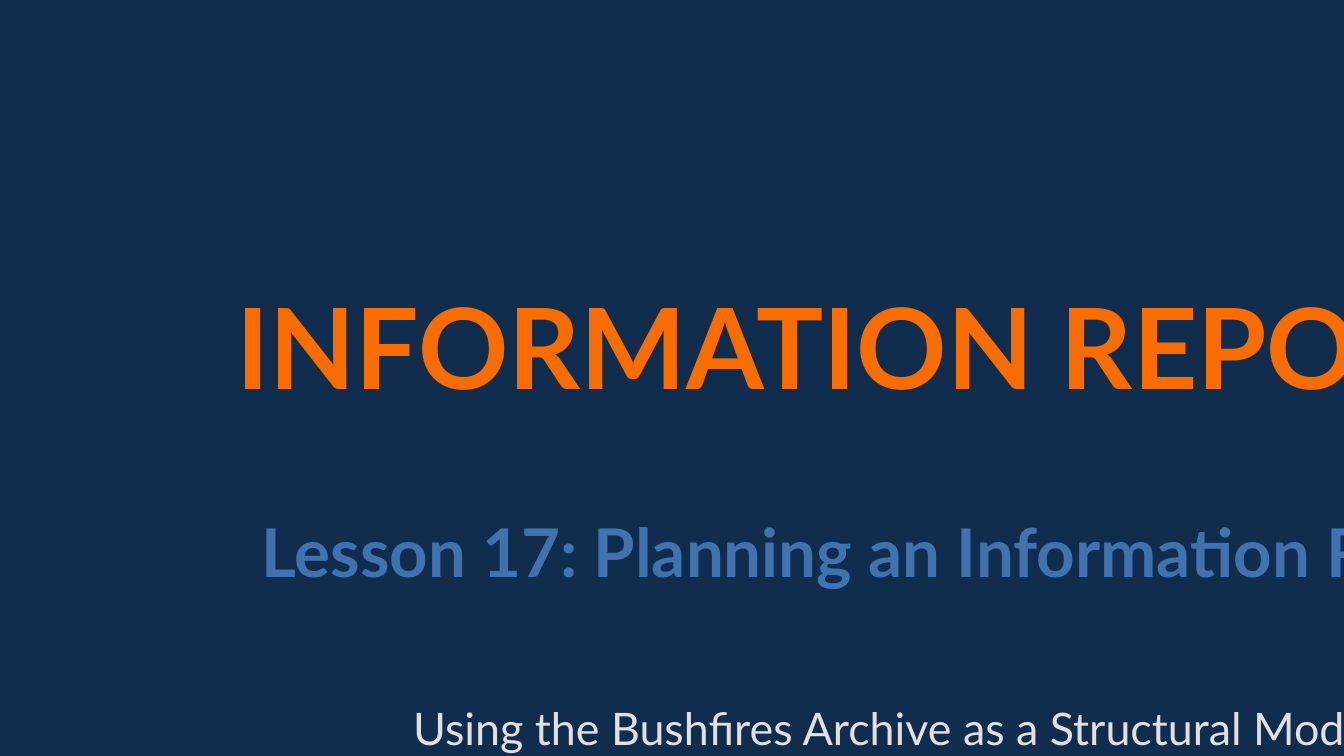
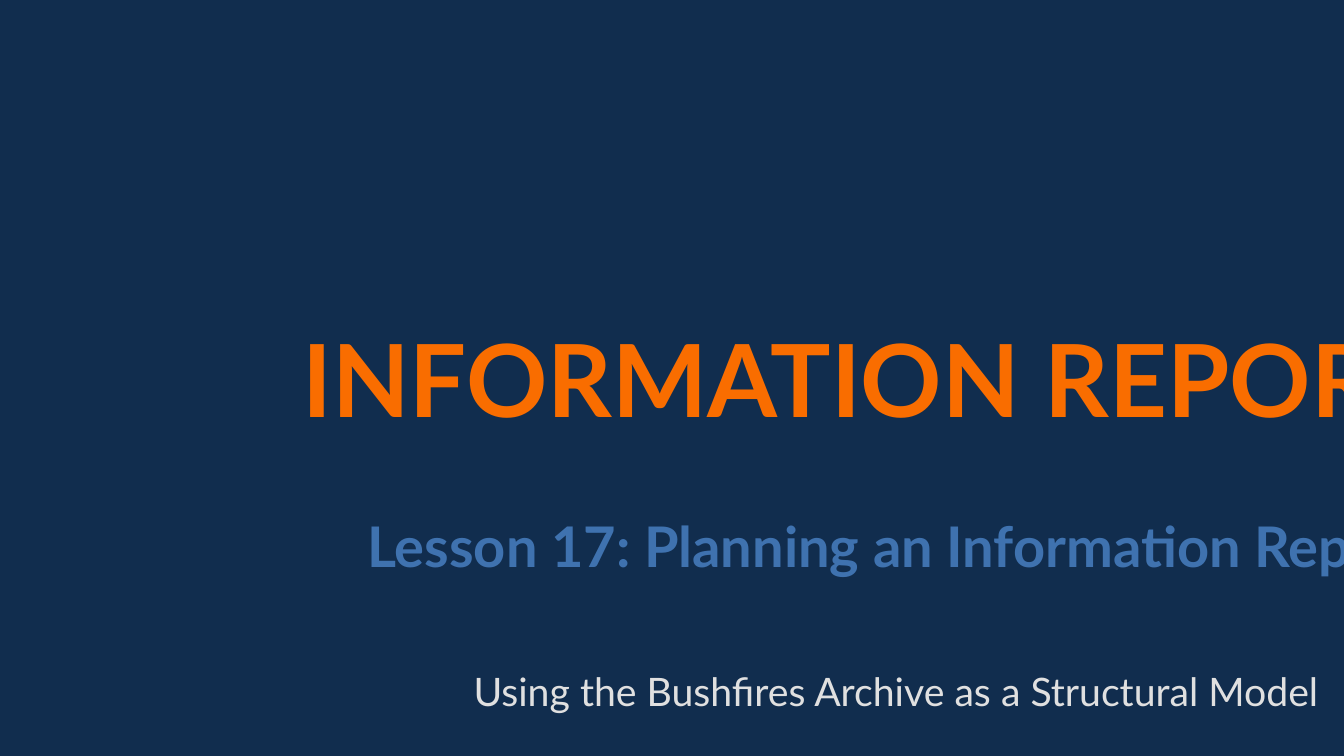
Before and after one commit to dsuth10/Joshua, a slide deck: slide 1 of Units/English/English_Unit_2/Lesson_Plans/Lesson_17/Lesson_17_Presentation.pptx. Drawn at 1344x756 pixels with LibreOffice and Linux fonts; fonts in the diff are those of the drawing. Boxes give left, top, right and bottom in pixels: in the first picture for what was removed or moved away, otherwise in the second. Text is boxed around its words. In the diff, an @@ line names an element or a change of style, - is before the commit and + after.

Commit message:
feat: initialize HASS and English lesson 17 resources, including a new interactive government structure website and supplementary slides.

```diff
--- a/Units/English/English_Unit_2/Lesson_Plans/Lesson_17/Lesson_17_Presentation.pptx
+++ b/Units/English/English_Unit_2/Lesson_Plans/Lesson_17/Lesson_17_Presentation.pptx
@@ text "INFORMATION REPORTS": place and size @@
-text "INFORMATION REPORTS" at bbox=[236, 307, 1033, 390]
+text "INFORMATION REPORTS" at bbox=[302, 343, 1020, 418]
@@ text "INFORMATION REPORTS" at bbox=[302, 343, 1020, 418]: size 60 to 54 pt; less space between paragraphs @@
@@ text "Lesson 17: Planning an Information ...": place and size @@
-text "Lesson 17: Planning an Information ..." at bbox=[261, 527, 1310, 589]
+text "Lesson 17: Planning an Information ..." at bbox=[367, 525, 1241, 577]
@@ text "Lesson 17: Planning an Information ..." at bbox=[367, 525, 1241, 577]: size 36 to 30 pt; less space between paragraphs @@
@@ text "Using the Bushfires Archive as ...": place and size @@
-text "Using the Bushfires Archive as ..." at bbox=[413, 712, 1242, 753]
+text "Using the Bushfires Archive as ..." at bbox=[474, 677, 1318, 713]
@@ text "Using the Bushfires Archive as ..." at bbox=[474, 677, 1318, 713]: size 24 to 21 pt; less space between paragraphs @@
```
Also in this commit, not shown: 6 other slides changed, 35 other files.
